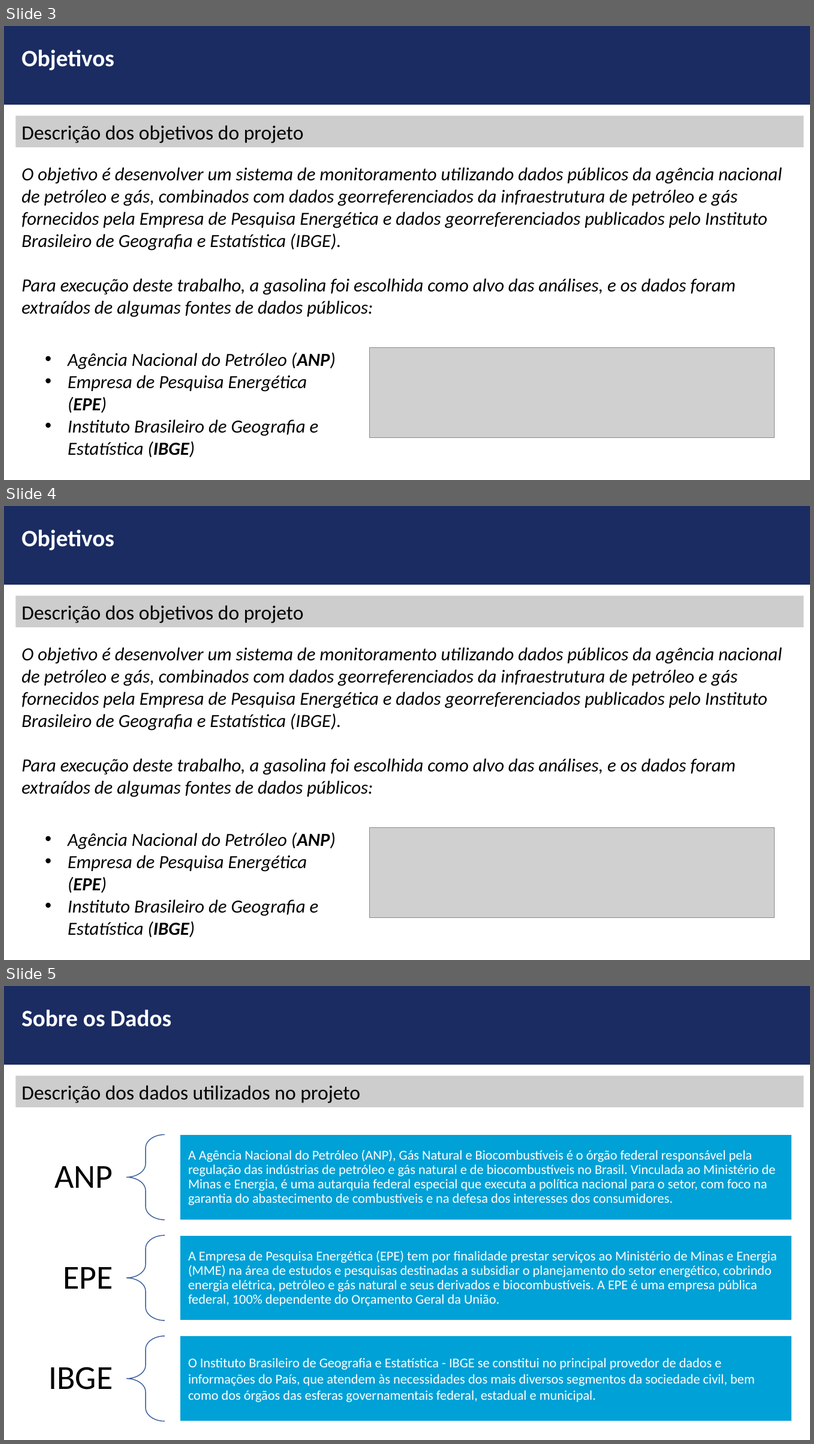
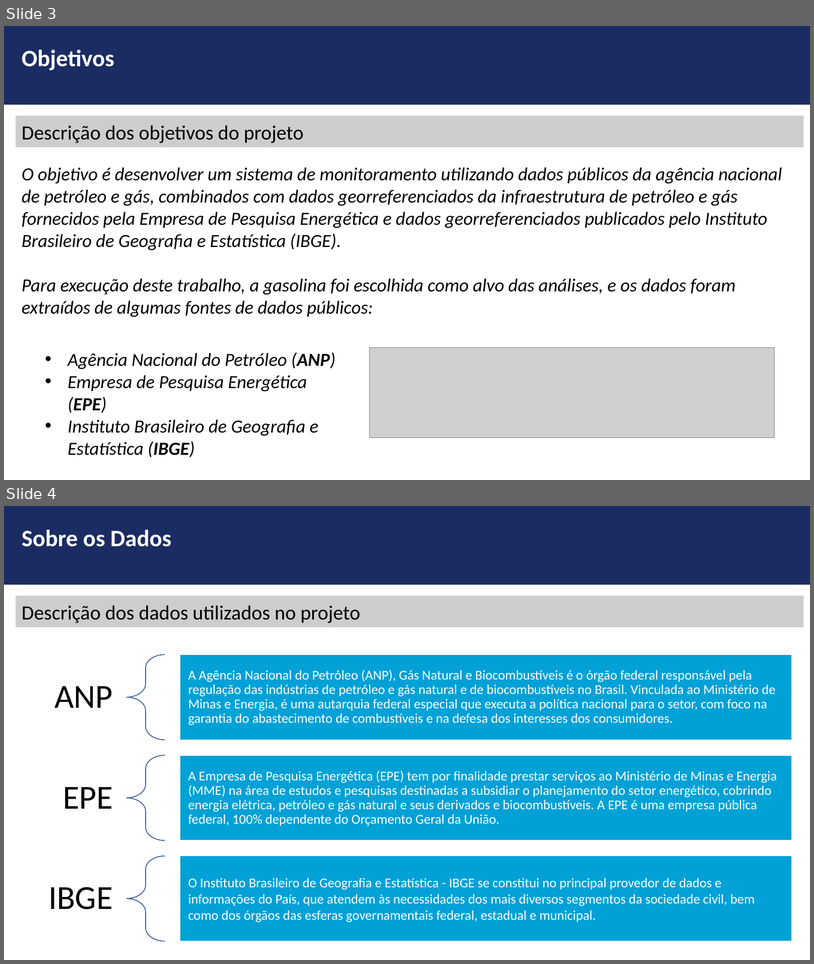
Before and after one commit to ldaniel/fgv-spatial-statistics-applications, a slide deck: documentation/FGV-MBA - Aplicações Estatística Espacial - Pré-Projeto - Grupo 2.pptx. Shown one above the other, each under a label of ours: slides 3, 4 and 5 before the commit, slides 3 and 4 after it. The pictures are 814x1444 and 814x964 pixels, drawn with LibreOffice and Linux fonts; fonts in the diff are those of the drawing; grey boxes stand for pictures; background and template pictures are left out. Boxes give left, top, right and bottom in pixels: in the first picture for what was removed or moved away, otherwise in the second. Text is boxed around its words. In the diff, an @@ line names an element or a change of style, - is before the commit and + after.

```diff
--- a/documentation/FGV-MBA - Aplicações Estatística Espacial - Pré-Projeto - Grupo 2.pptx
+++ b/documentation/FGV-MBA - Aplicações Estatística Espacial - Pré-Projeto - Grupo 2.pptx
@@ slide 4 removed at (x1=4, y1=506, x2=810, y2=960), background #FFFFFF; not listed: 1 template element that a slide beside it also shows @@
@@ text removed at (x1=21, y1=529, x2=114, y2=550) @@
-Objetivos
@@ rectangle removed at (x1=15, y1=595, x2=804, y2=627) @@
-Descrição dos objetivos do projeto
@@ text removed at (x1=21, y1=647, x2=782, y2=797) @@
-O objetivo é desenvolver um sistema de monitoramento utilizando dados públicos da agência nacional de petróleo e gás, combinados com dados georreferenciados da infraestrutura de petróleo e gás fornecidos pela Empresa de Pesquisa Energética e dados georreferenciados publicados pelo Instituto Brasileiro de Geografia e Estatística (IBGE).
-Para execução deste trabalho, a gasolina foi escolhida como alvo das análises, e os dados foram extraídos de algumas fontes de dados públicos:
@@ picture removed at (x1=370, y1=827, x2=775, y2=918) @@
@@ text removed at (x1=68, y1=832, x2=336, y2=937) @@
-• Agência Nacional do Petróleo (ANP)
-• Empresa de Pesquisa Energética (EPE)
-• Instituto Brasileiro de Geografia e Estatística (IBGE)
@@ what was slide 5 is now slide 4 @@
```
Also in this commit, not shown: 1 slide changed, 1 other file.
